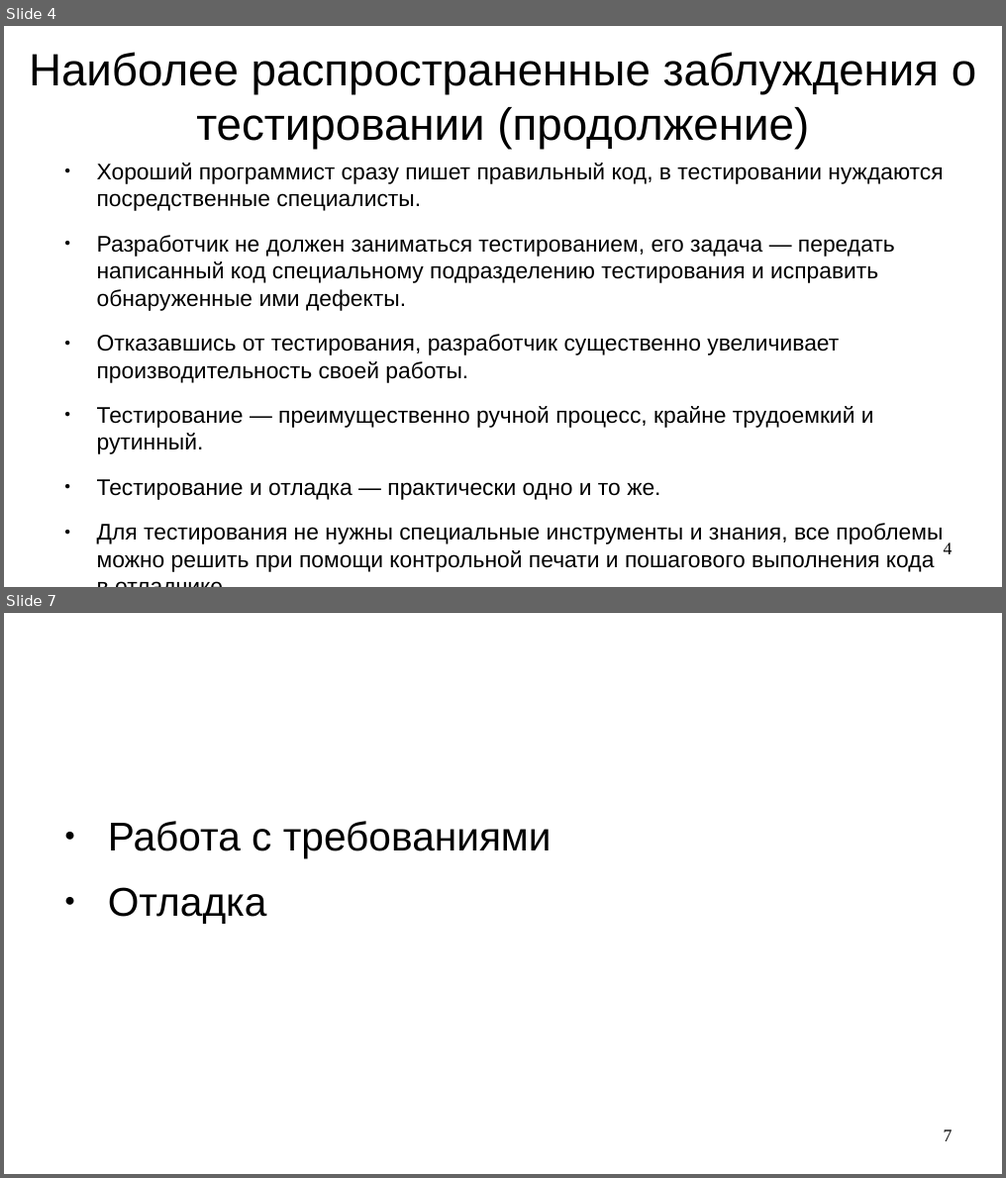
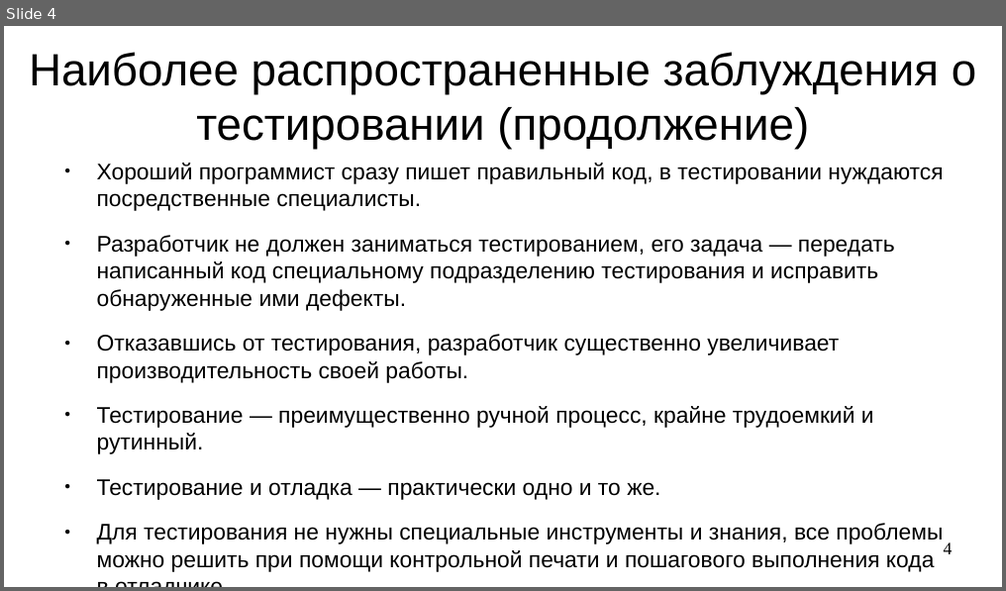
Before and after one commit to steelcraft/stud-lab, a slide deck: Лекции/CAUTTDD01#L1.odp. Shown one above the other, each under a label of ours: slides 4 and 7 before the commit, slide 4 after it; the slides between them are not shown. The pictures are 1006x1178 and 1006x591 pixels, drawn with LibreOffice and Linux fonts; fonts in the diff are those of the drawing. Boxes give left, top, right and bottom in pixels: in the first picture for what was removed or moved away, otherwise in the second. Text is boxed around its words. In the diff, an @@ line names an element or a change of style, - is before the commit and + after.

```diff
--- a/Лекции/CAUTTDD01#L1.odp
+++ b/Лекции/CAUTTDD01#L1.odp
@@ slide 7 removed at [4, 613, 1002, 1174], background #FFFFFF @@
@@ text removed at [108, 821, 551, 924] @@
-● Работа с требованиями
-● Отладка
@@ page number removed at [944, 1130, 952, 1142] @@
-7
```
Also in this commit, not shown: 2 slides changed, 7 slides added, 1 other slide removed.
